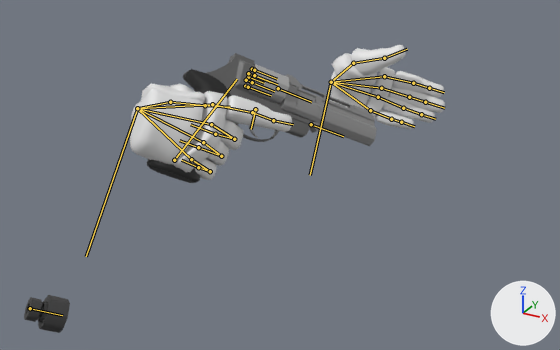
The Blender file Project/Blend Files/Animations/Nateva.A.blend, before and after one commit.
The view is the same before and after, from a camera (50 mm lens) standing at (0.558, -1.137, 0.211) and looking at (0.053, -0.219, -0.249). Every picture has the same lights, and +X, +Y and +Z are marked at lower right. Both versions are drawn at frame 0 of the action 'Draw'; the numbers are the values there. The bones that bend it are drawn over the model as lines.

Names of what the first picture shows: 'Arms', 'Nateva.001'.
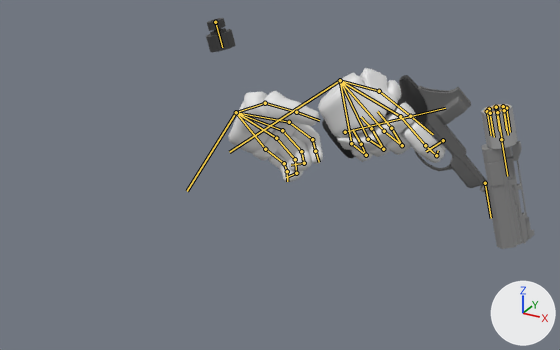
Pixel boxes (x1, y1, x2, y2) of what changed, in the pictures (560 x 350 px):
'Arms', posed (31% narrower, 15% shorter): before (130, 45, 445, 180); after (229, 68, 445, 182)
'Nateva.001', posed (7% narrower, 17% shorter): before (24, 53, 377, 333); after (206, 18, 535, 249)
bone 'thumb.1.R', root to tip: before (137, 108) to (170, 102); after (340, 80) to (379, 91)
bone 'thumb.1.R.001', root to tip: before (170, 102) to (205, 105); after (379, 91) to (410, 116)
bone 'index.1.R.001', root to tip: before (212, 104) to (252, 112); after (400, 116) to (425, 145)
bone 'index.1.R.002', root to tip: before (252, 112) to (273, 120); after (425, 145) to (436, 155)
bone 'index.1.R.003', root to tip: before (273, 120) to (293, 124); after (436, 155) to (438, 150)
bone 'middle.1.R.001', root to tip: before (211, 124) to (234, 139); after (384, 131) to (402, 145)
bone 'middle.1.R.002', root to tip: before (234, 139) to (215, 134); after (402, 145) to (391, 128)
bone 'middle.1.R.003', root to tip: before (215, 134) to (190, 124); after (391, 128) to (377, 111)
bone 'ring.1.R.001', root to tip: before (203, 142) to (221, 156); after (368, 139) to (383, 149)
bone 'ring.1.R.002', root to tip: before (221, 156) to (198, 147); after (383, 149) to (371, 128)
bone 'ring.1.R.003', root to tip: before (198, 147) to (179, 140); after (371, 128) to (361, 117)
bone 'pinky.1.R.001', root to tip: before (191, 159) to (210, 171); after (351, 143) to (366, 155)
bone 'pinky.1.R.002', root to tip: before (210, 171) to (198, 167); after (366, 155) to (361, 144)
bone 'pinky.1.R.003', root to tip: before (198, 167) to (181, 160); after (361, 144) to (352, 129)
bone 'base.L', root to tip: before (331, 82) to (310, 175); after (236, 112) to (187, 191)
bone 'thumb.1.L', root to tip: before (331, 82) to (353, 63); after (236, 112) to (265, 103)
bone 'thumb.1.L.001', root to tip: before (353, 63) to (384, 58); after (265, 103) to (296, 112)
bone 'thumb.1.L.002', root to tip: before (384, 58) to (407, 49); after (296, 112) to (319, 120)
bone 'index.1.L.001', root to tip: before (384, 76) to (413, 83); after (289, 122) to (312, 139)
bone 'index.1.L.002', root to tip: before (413, 83) to (429, 88); after (312, 139) to (315, 151)
bone 'middle.1.L.001', root to tip: before (381, 88) to (409, 97); after (282, 130) to (301, 151)
bone 'middle.1.L.002', root to tip: before (409, 97) to (425, 102); after (301, 151) to (304, 163)
bone 'middle.1.L.003', root to tip: before (425, 102) to (444, 108); after (304, 163) to (291, 165)
bone 'ring.1.L.001', root to tip: before (378, 97) to (403, 108); after (276, 138) to (295, 159)
bone 'ring.1.L.002', root to tip: before (403, 108) to (421, 114); after (295, 159) to (296, 173)
bone 'ring.1.L.003', root to tip: before (421, 114) to (435, 119); after (296, 173) to (286, 177)
bone 'pinky.1.L.002', root to tip: before (391, 119) to (401, 122); after (284, 163) to (287, 171)
bone 'pinky.1.L.003', root to tip: before (401, 122) to (414, 126); after (287, 171) to (287, 181)
bone 'Main', root to tip: before (174, 160) to (237, 79); after (345, 132) to (445, 108)
bone 'Barrel', root to tip: before (311, 124) to (343, 136); after (485, 183) to (491, 218)

What the commit changed:
Bone 'thumb.1.R' (bone_thumb_1_r) turns from (6, 5, -10) to (11, 5, -10) degrees about its own x, y and z.
Bone 'thumb.1.R.001' (bone_thumb_1_r_001) turns from (24, 12, -1) to (33, 13, 1) degrees about its own x, y and z.
Bone 'index.1.R.001' (bone_index_1_r_001) turns from (2, -1, 6) to (2, 0, 3) degrees about its own x, y and z.
Bone 'index.1.R.002' (bone_index_1_r_002) turns from (9, 12, 7) to (-15, -3, -19) degrees about its own x, y and z.
Bone 'index.1.R.003' (bone_index_1_r_003) turns from (-7, 25, 2) to (-24, -10, -44) degrees about its own x, y and z.
Bone 'middle.1.R.001' (bone_middle_1_r_001) turns from (-10, 4, -26) to (-9, -4, -36) degrees about its own x, y and z.
Bone 'middle.1.R.002' (bone_middle_1_r_002) turns from (-17, -20, -81) to (-12, -18, -94) degrees about its own x, y and z.
Bone 'middle.1.R.003' (bone_middle_1_r_003) turns from (-13, -11, -35) to (-15, -7, -46) degrees about its own x, y and z.
Bone 'ring.1.R.001' (bone_ring_1_r_001) turns from (-8, 6, -34) to (-3, 0, -42) degrees about its own x, y and z.
Bone 'ring.1.R.002' (bone_ring_1_r_002) turns from (4, -3, -103) to (7, 3, -112) degrees about its own x, y and z.
Bone 'ring.1.R.003' (bone_ring_1_r_003) turns from (1, 2, -28) to (0, 9, -38) degrees about its own x, y and z.
Bone 'pinky.1.R.001' (bone_pinky_1_r_001) turns from (5, 1, -21) to (11, -3, -27) degrees about its own x, y and z.
Bone 'pinky.1.R.002' (bone_pinky_1_r_002) turns from (20, 33, -82) to (26, 38, -85) degrees about its own x, y and z.
Bone 'pinky.1.R.003' (bone_pinky_1_r_003) turns from (10, -8, -23) to (16, -2, -27) degrees about its own x, y and z.
Bone 'base.L' (bone_base_l) moves from (0.337, -0.118, 0.379) to (0.043, -0.167, -0.247).
Bone 'base.L' (bone_base_l) turns from (-52, 5, -33) to (-96, -44, 11) degrees about its own x, y and z.
Bone 'thumb.1.L' (bone_thumb_1_l) turns from (-2, -2, 6) to (-4, -2, 7) degrees about its own x, y and z.
Bone 'thumb.1.L.001' (bone_thumb_1_l_001) turns from (-31, -8, -16) to (-28, -3, -26) degrees about its own x, y and z.
Bone 'thumb.1.L.002' (bone_thumb_1_l_002) turns from (3, -6, 9) to (-12, -3, -7) degrees about its own x, y and z.
Bone 'index.1.L.001' (bone_index_1_l_001) turns from (0, 0, 0) to (6, 1, -18) degrees about its own x, y and z.
Bone 'index.1.L.002' (bone_index_1_l_002) turns from (-3, 0, 4) to (15, 7, -37) degrees about its own x, y and z.
Bone 'middle.1.L.001' (bone_middle_1_l_001) turns from (0, 0, 0) to (0, -1, -27) degrees about its own x, y and z.
Bone 'middle.1.L.002' (bone_middle_1_l_002) turns from (-1, 0, 6) to (-1, 1, -31) degrees about its own x, y and z.
Bone 'middle.1.L.003' (bone_middle_1_l_003) turns from (-1, 0, 6) to (0, 0, -58) degrees about its own x, y and z.
Bone 'ring.1.L.001' (bone_ring_1_l_001) turns from (0, 0, 0) to (-6, -3, -15) degrees about its own x, y and z.
Bone 'ring.1.L.002' (bone_ring_1_l_002) turns from (-1, 0, 6) to (-17, 1, -47) degrees about its own x, y and z.
Bone 'ring.1.L.003' (bone_ring_1_l_003) turns from (-1, 0, 6) to (-20, 0, -48) degrees about its own x, y and z.
Bone 'pinky.1.L.002' (bone_pinky_1_l_002) turns from (2, 0, 3) to (-28, -5, -33) degrees about its own x, y and z.
Bone 'pinky.1.L.003' (bone_pinky_1_l_003) turns from (2, 0, 3) to (-14, 1, -15) degrees about its own x, y and z.
Bone 'Main' (bone_main) moves from (-0.098, -0.102, -0.374) to (-0.227, -0.065, -0.124).
Bone 'Main' (bone_main) turns from (64, 20, 25) to (18, 4, 49) degrees about its own x, y and z.
Bone 'Barrel' (bone_barrel) turns from (0, 0, 0) to (0, 0, 27) degrees about its own x, y and z.
